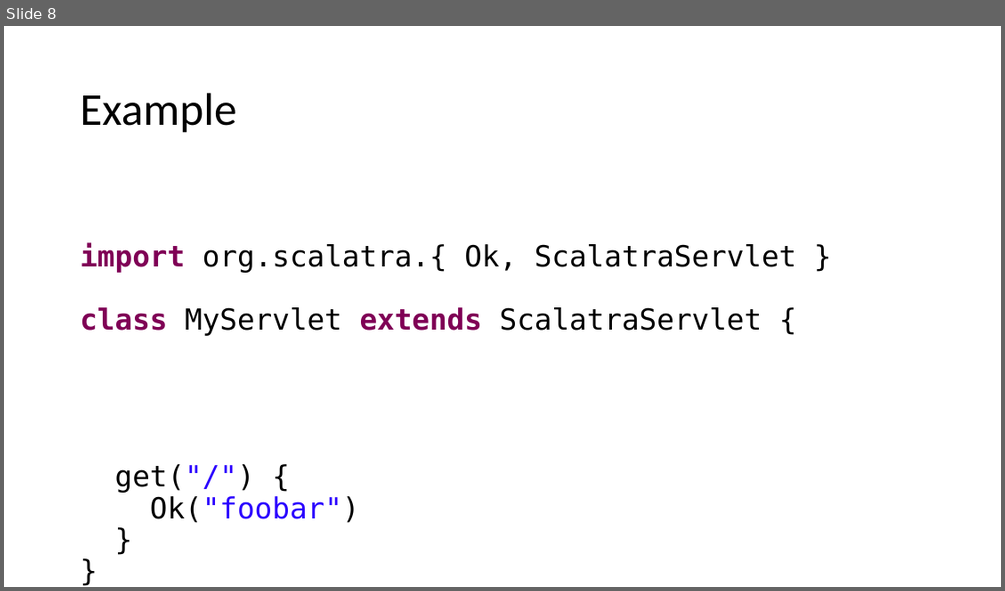
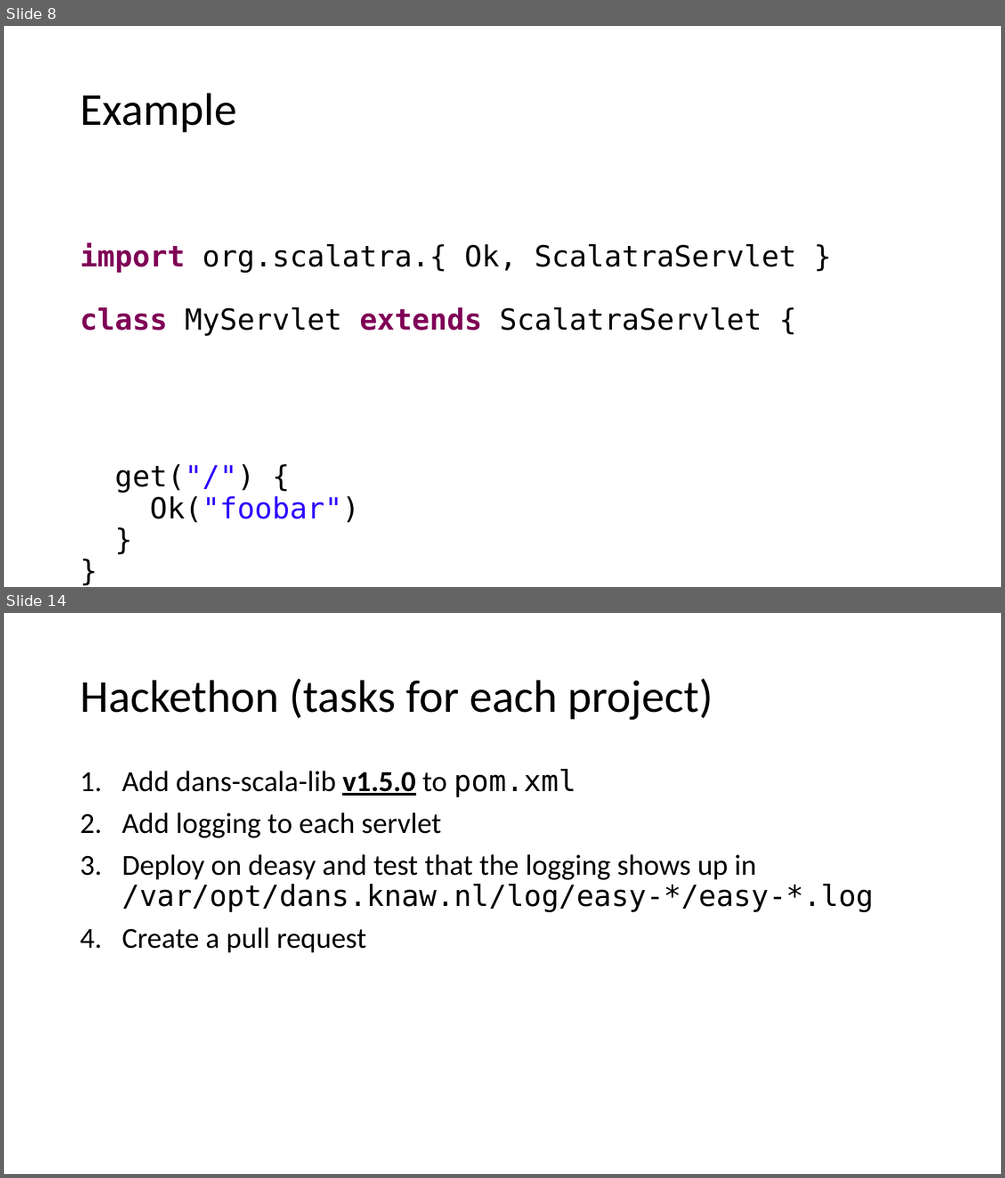
Before and after one commit to DANS-KNAW/course-scalatra-servlet-logging, a slide deck: Presentation.pptx. Shown one above the other, each under a label of ours: slide 8 before the commit, slides 8 and 14 after it; the slides between them are not shown. The pictures are 1005x591 and 1005x1178 pixels, drawn with LibreOffice and Linux fonts; fonts in the diff are those of the drawing. Boxes give left, top, right and bottom in pixels: in the first picture for what was removed or moved away, otherwise in the second. Text is boxed around its words. In the diff, an @@ line names an element or a change of style, - is before the commit and + after.

```diff
--- a/Presentation.pptx
+++ b/Presentation.pptx
@@ slide 14 added at (x1=4, y1=613, x2=1001, y2=1174), background #FFFFFF @@
@@ title added at (x1=80, y1=678, x2=712, y2=720), 44 pt, text #000000 @@
+Hackethon (tasks for each project)
@@ text added at (x1=122, y1=769, x2=874, y2=953), 28 pt, text #000000 @@
+1. Add dans-scala-lib v1.5.0 to pom.xml
+2. Add logging to each servlet
+3. Deploy on deasy and test that the logging shows up in
+   /var/opt/dans.knaw.nl/log/easy-*/easy-*.log
+4. Create a pull request
```
Also in this commit, not shown: 9 slides changed, 1 other slide added, 1 other file.
